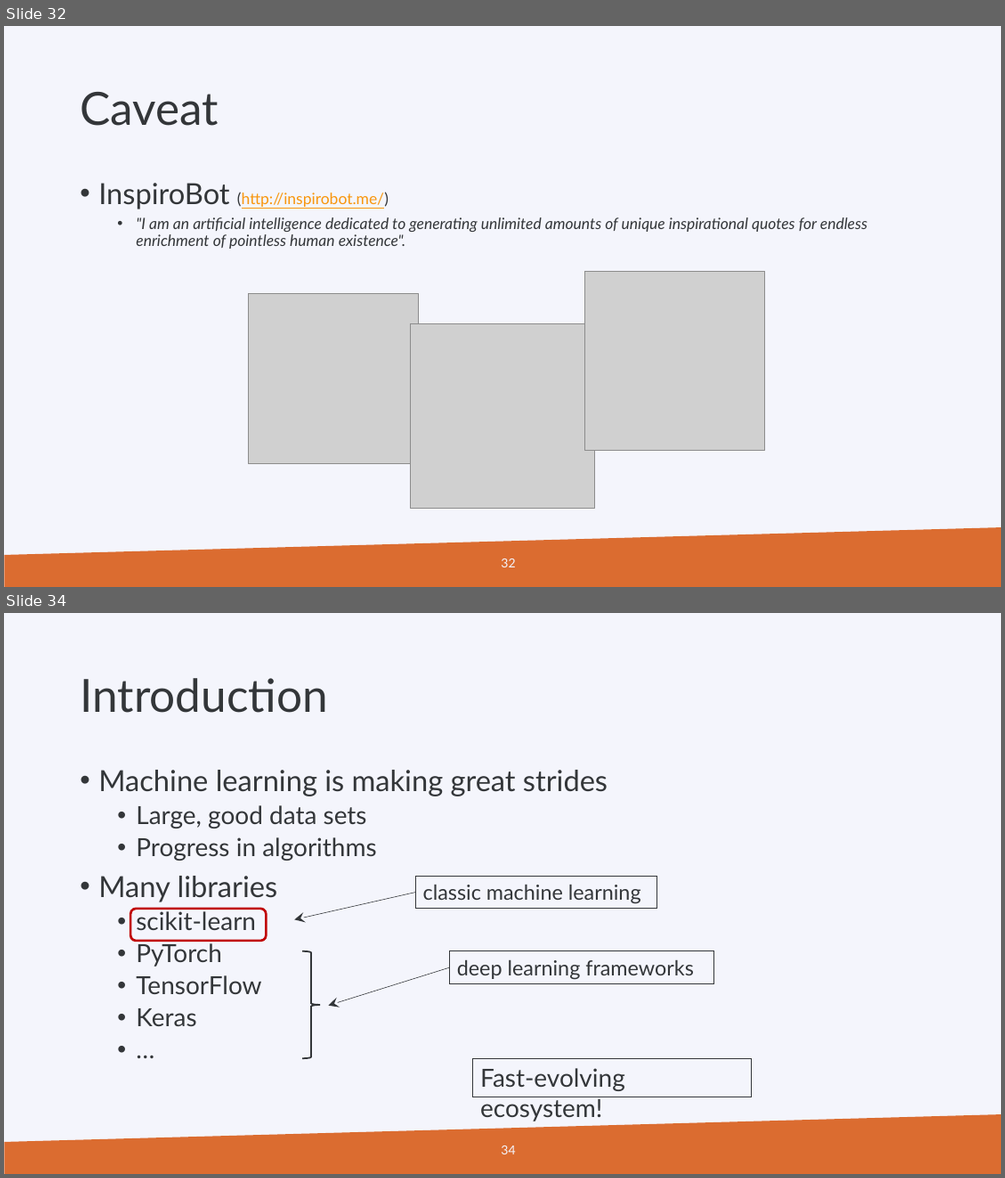
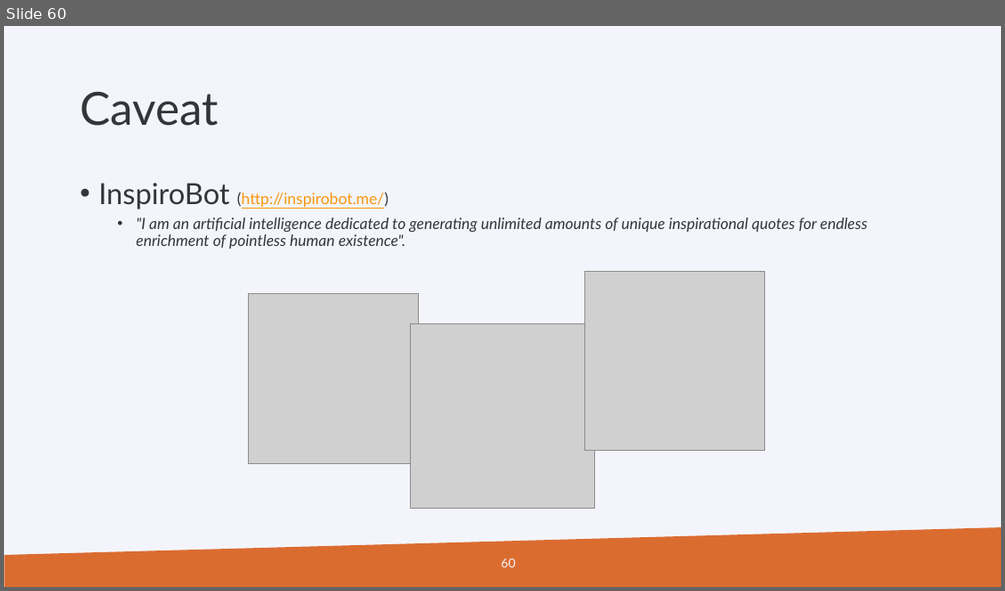
Before and after one commit to gjbex/Machine-learning-with-Python, a slide deck: python_for_machine_learning.pptx. Shown one above the other, each under a label of ours: slides 32 and 34 before the commit, slide 60 after it; the slides between them are not shown. The pictures are 1005x1178 and 1005x591 pixels, drawn with LibreOffice and Linux fonts; fonts in the diff are those of the drawing; grey boxes stand for pictures; background and template pictures are left out. Boxes give left, top, right and bottom in pixels: in the first picture for what was removed or moved away, otherwise in the second. Text is boxed around its words. In the diff, an @@ line names an element or a change of style, - is before the commit and + after.

```diff
--- a/python_for_machine_learning.pptx
+++ b/python_for_machine_learning.pptx
@@ slide 34 removed at [4,613,1001,1174], background #F4F5FC; not listed: 1 template element that a slide beside it also shows @@
@@ title removed at [80,678,328,713] @@
-Introduction
@@ text removed at [98,770,607,1026] @@
-• Machine learning is making great strides
-  • Large, good data sets
-  • Progress in algorithms
-• Many libraries
-  • scikit-learn
-  • PyTorch
-  • TensorFlow
-  • Keras
-  • …
@@ rectangle removed at [416,876,657,908] @@
-classic machine learning
@@ arrow removed from (416, 892) to (294, 919) @@
@@ rounded rectangle removed at [130,908,266,941] @@
@@ right brace removed at [302,951,320,1058] @@
@@ rectangle removed at [450,951,714,984] @@
-deep learning frameworks
@@ arrow removed from (450, 967) to (329, 1005) @@
@@ rectangle removed at [473,1059,752,1096] @@
-Fast-evolving ecosystem!
@@ page number removed at [501,1145,515,1154] @@
-34
@@ what was slide 32 is now slide 60 @@
@@ page number at [501,558,515,567]: text changed @@
-32
+60
```
Also in this commit, not shown: 3 slides changed, 1 slide added, 2 other slides removed.
